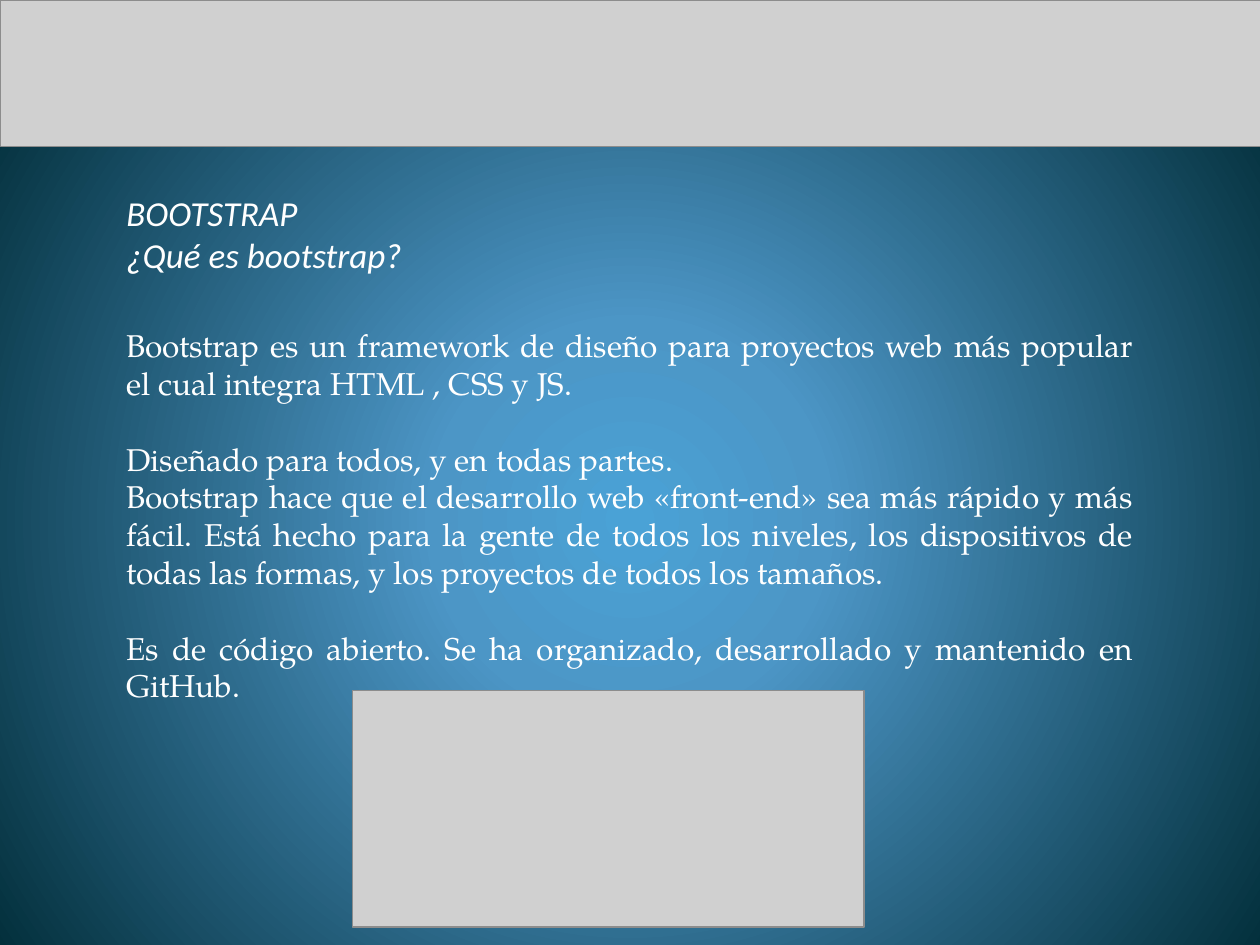
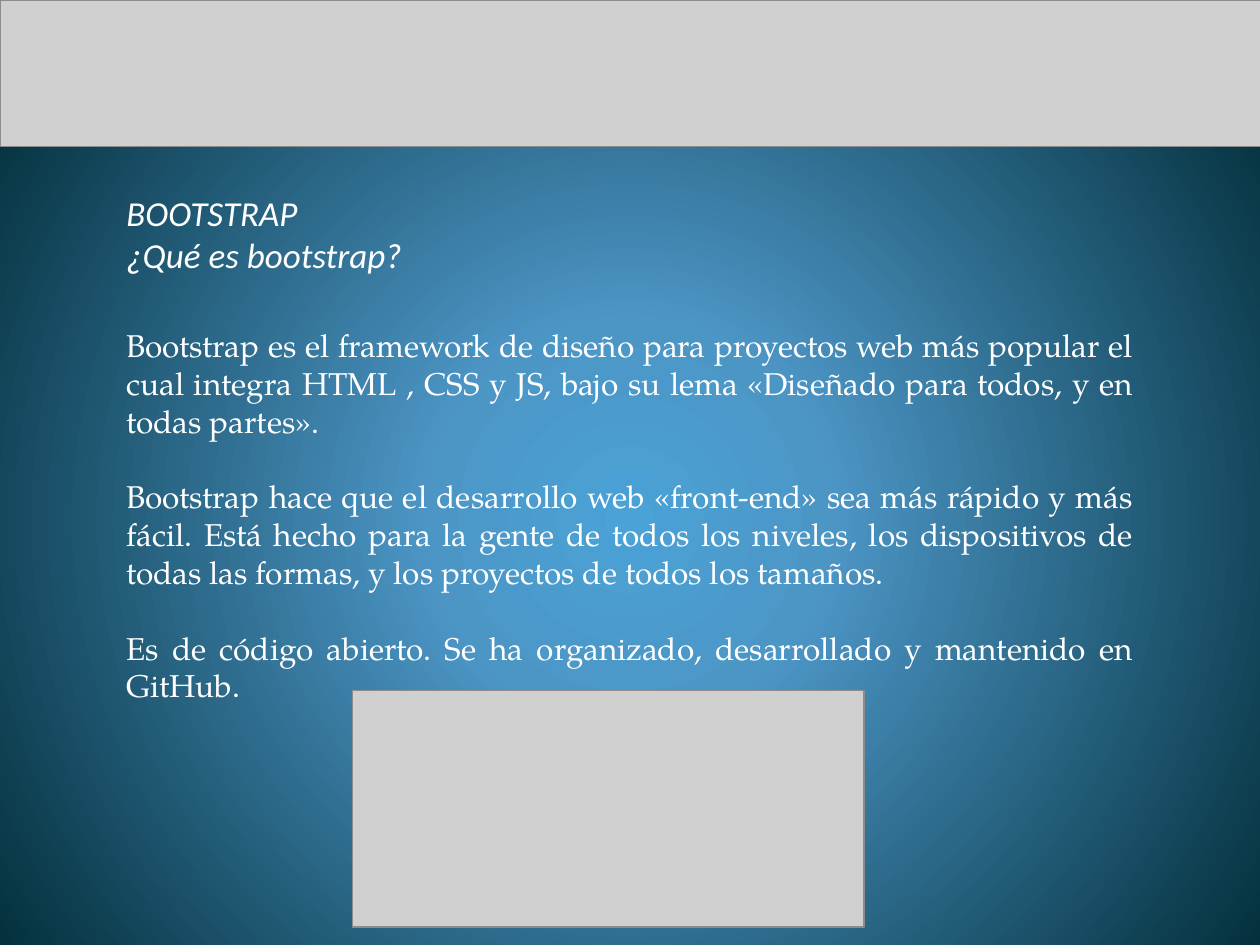
Before and after one commit to 10030445/programacionWeb, a slide deck: slide 10 of Tareas/tarea 7 - expo 5 javascript bootstrap.pptx. Drawn at 1260x945 pixels with LibreOffice and Linux fonts; fonts in the diff are those of the drawing; grey boxes stand for pictures. Boxes give left, top, right and bottom in pixels: in the first picture for what was removed or moved away, otherwise in the second. Text is boxed around its words. In the diff, an @@ line names an element or a change of style, - is before the commit and + after.

```diff
--- a/Tareas/tarea 7 - expo 5 javascript bootstrap.pptx
+++ b/Tareas/tarea 7 - expo 5 javascript bootstrap.pptx
@@ text at [126,334,1133,442]: text changed @@
-Bootstrap es un framework de diseño para proyectos web más popular el cual integra HTML , CSS y JS.
-Diseñado para todos, y en todas partes.
+Bootstrap es el framework de diseño para proyectos web más popular el cual integra HTML , CSS y JS, bajo su lema «Diseñado para todos, y en todas partes».
```
Also in this commit, not shown: 3 other slides changed, 55 other files.
